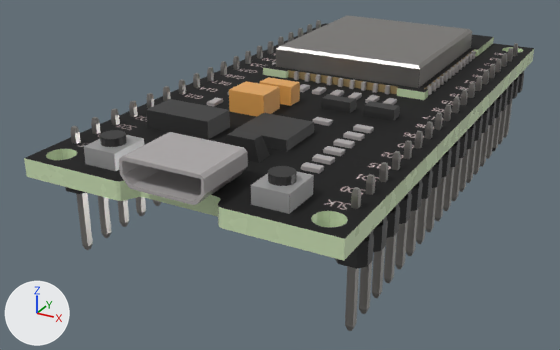
The Blender file Модельки/Электроника/ESP/ESP.blend, before and after one commit.
Rendered twice from a 50 mm camera at (32.4, -66.7, 26.2) aimed at (-2.4, -3.4, -5.5). Arrows for +X, +Y and +Z are at lower left; the lights stay in place.

Objects in the first picture: 'ESP'.
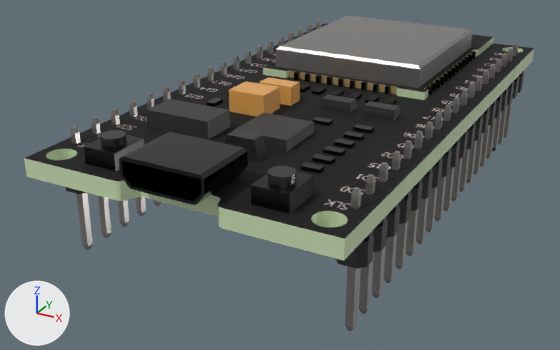
The newer file is also turned or shifted as a whole; pictures and numbers use the older file's frame.

Diff of the bpy script that builds the scene:
```diff
--- a/Модельки/Электроника/ESP/ESP.blend.py
+++ b/Модельки/Электроника/ESP/ESP.blend.py
@@ me_luanode32 @@
 me_luanode32.from_pydata(...)  # 3323 vertices, 3860 faces, 1 loose edge; spans x -14.0..14.0, y -8.5..4.6, z -27.5..28.1
 # used by ob_esp; location = (1.0, 1.0, 1.0); rotation_euler = (1.571, 0.0, 0.0), in degrees (90, 0, 0)
-me_luanode32.materials.append(mat_esp_material2)
-me_luanode32.materials.append(mat_esp_material4)
-me_luanode32.materials.append(mat_esp_material7)
-me_luanode32.materials.append(mat_esp_material8)
+# me_luanode32 part 1: all 1567 faces that had it switch from mat_esp_material3 to mat_esp_material1
+# me_luanode32 part 2: all 30 faces that had it switch from mat_esp_material5 to mat_esp_material1
+# me_luanode32 part 3: all 321 faces that had it switch from mat_esp_material6 to mat_esp_material1
+# me_luanode32 part 4: all 38 faces that had it switch from mat_esp_material9 to mat_esp_material1
```

Changed parts and their boxes (x1, y1, x2, y2) in the pictures (560 x 350 px):
part 1 of me_luanode32, recoloured: (65, 71, 524, 269) in both
part 2 of me_luanode32, recoloured (grey to black): (84, 135, 314, 214) in both
part 3 of me_luanode32, recoloured (grey to black): (119, 51, 476, 205) in both
part 4 of me_luanode32, recoloured: (288, 50, 474, 94) in both
